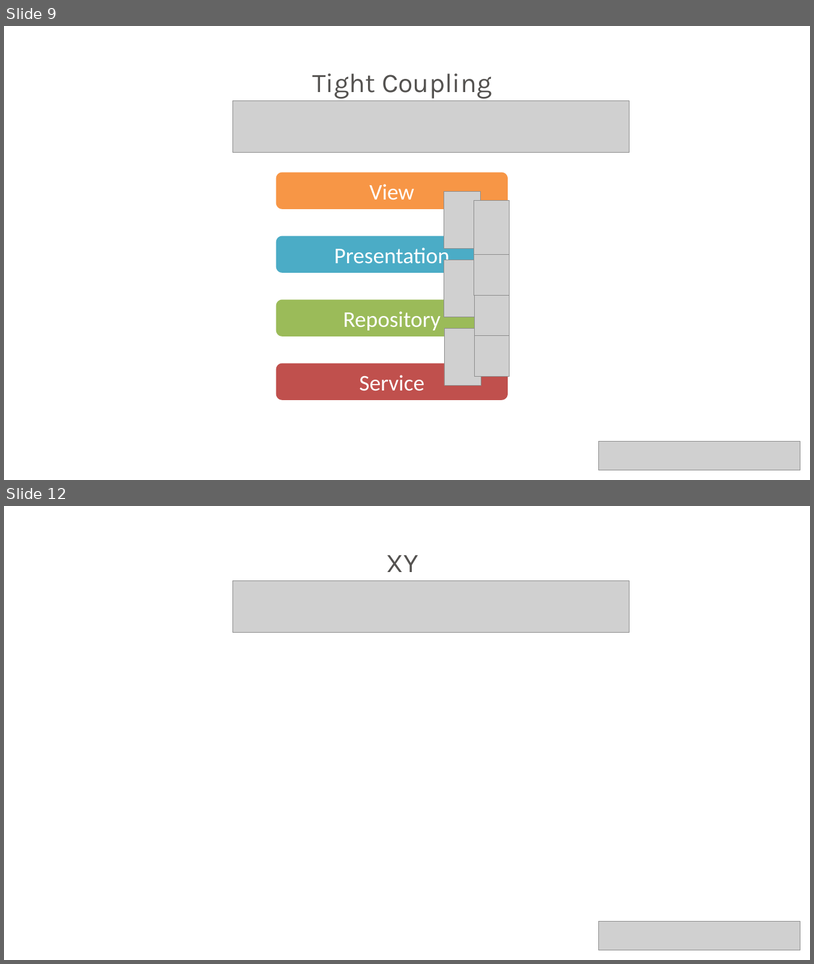
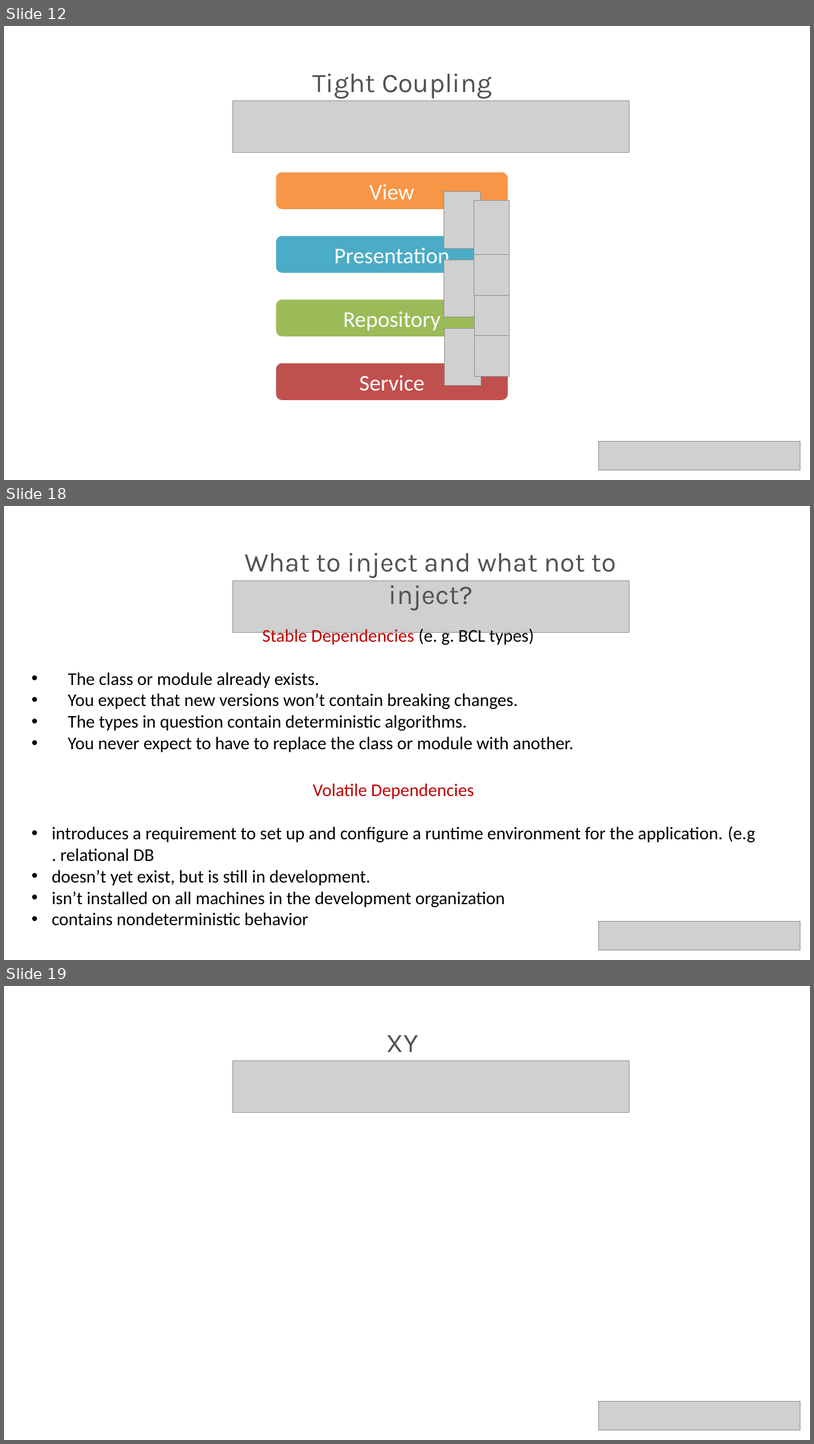
Before and after one commit to neman/DI-Course, a slide deck: DI Course.pptx. Shown one above the other, each under a label of ours: slides 9 and 12 before the commit, slides 12, 18 and 19 after it; the slides between them are not shown. The pictures are 814x964 and 814x1444 pixels, drawn with LibreOffice and Linux fonts; fonts in the diff are those of the drawing; grey boxes stand for pictures; background and template pictures are left out. Boxes give left, top, right and bottom in pixels: in the first picture for what was removed or moved away, otherwise in the second. Text is boxed around its words. In the diff, an @@ line names an element or a change of style, - is before the commit and + after.

```diff
--- a/DI Course.pptx
+++ b/DI Course.pptx
@@ slide 18 added at (x1=4, y1=506, x2=810, y2=960), background picture (left out) @@
@@ text added at (x1=245, y1=553, x2=617, y2=610), 48 pt, text #545250 @@
+What to inject and what not to inject?
@@ picture added at (x1=233, y1=581, x2=630, y2=633) @@
@@ text added at (x1=68, y1=628, x2=573, y2=752), 32 pt, text #000000 @@
+Stable Dependencies (e. g. BCL types)
+• The class or module already exists.
+• You expect that new versions won’t contain breaking changes.
+• The types in question contain deterministic algorithms.
+• You never expect to have to replace the class or module with another.
@@ text added at (x1=52, y1=783, x2=756, y2=925), 32 pt, text #000000 @@
+Volatile Dependencies
+• introduces a requirement to set up and configure a runtime environment for the application. (e.g. relational DB
+• doesn’t yet exist, but is still in development.
+• isn’t installed on all machines in the development organization
+• contains nondeterministic behavior
@@ picture added at (x1=599, y1=921, x2=800, y2=949) @@
@@ what was slide 9 is now slide 12 @@
@@ what was slide 12 is now slide 19 @@
```
Also in this commit, not shown: 1 slide changed, 6 other slides added, 1 other file.
